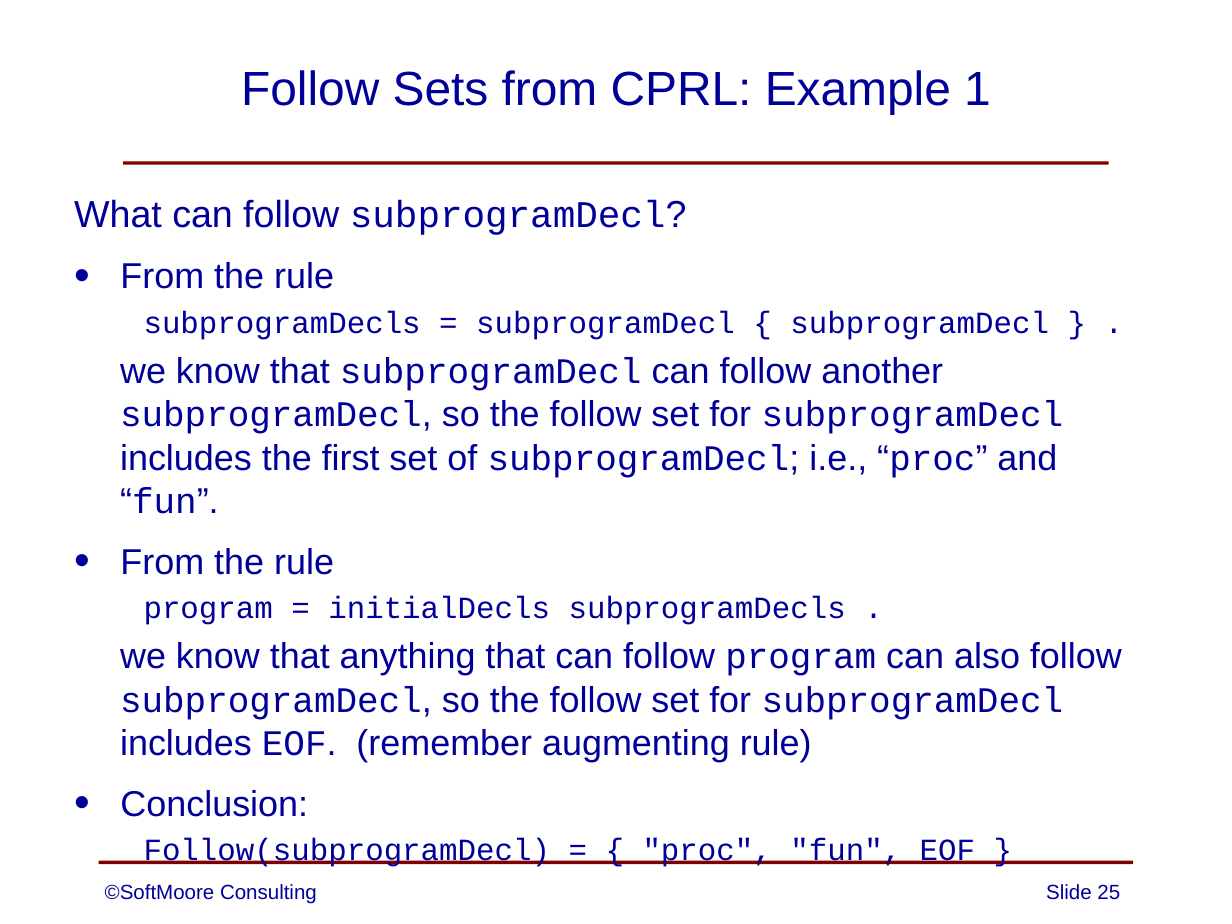
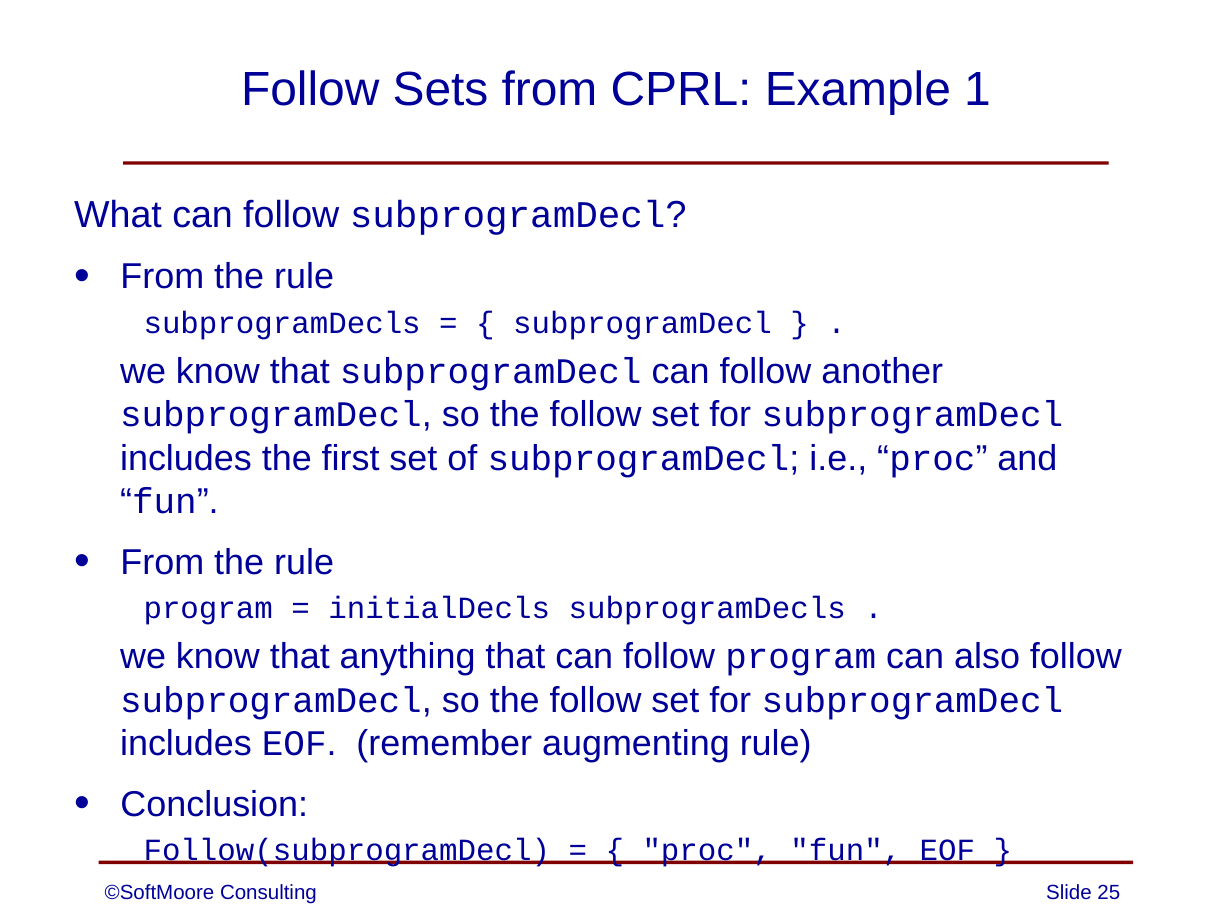
Before and after one commit to SoftMoore/CPRL-Kt-3rd, a slide deck: slide 25 of PowerPoints/06 - Syntax Analysis.pptx. Drawn at 1232x924 pixels with LibreOffice and Linux fonts; fonts in the diff are those of the drawing. Boxes give left, top, right and bottom in pixels: in the first picture for what was removed or moved away, otherwise in the second. Text is boxed around its words. In the diff, an @@ line names an element or a change of style, - is before the commit and + after.

Commit message:
updated one slide to conform to other recent changes

```diff
--- a/PowerPoints/06 - Syntax Analysis.pptx
+++ b/PowerPoints/06 - Syntax Analysis.pptx
@@ text at (x1=144, y1=310, x2=772, y2=340): text changed @@
-  subprogramDecls = subprogramDecl { subprogramDecl } .
+  subprogramDecls = { subprogramDecl } .
```
